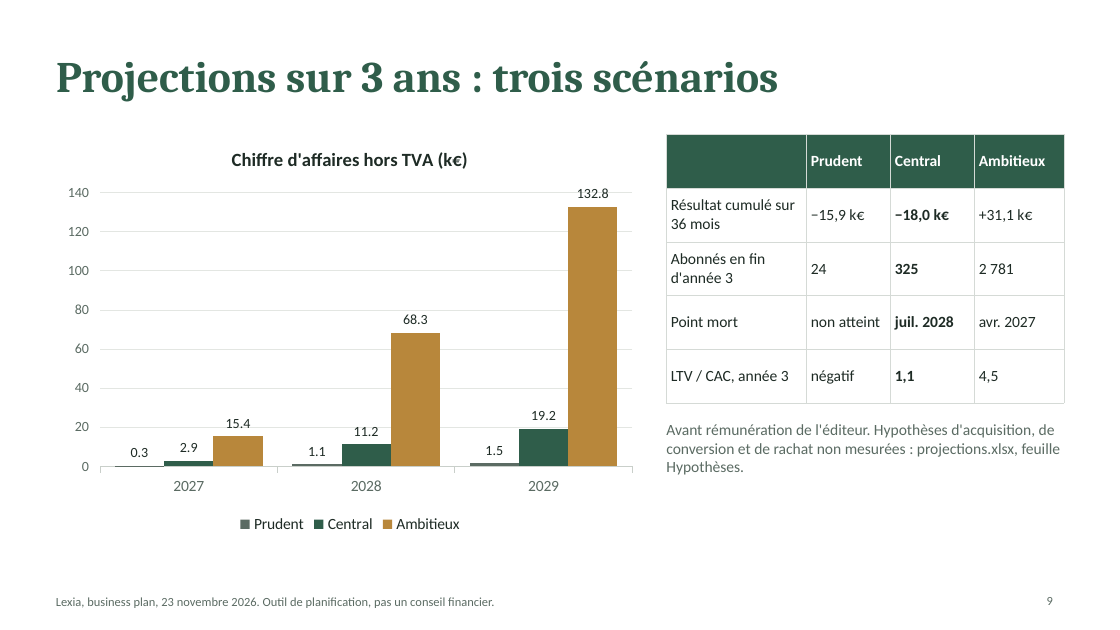
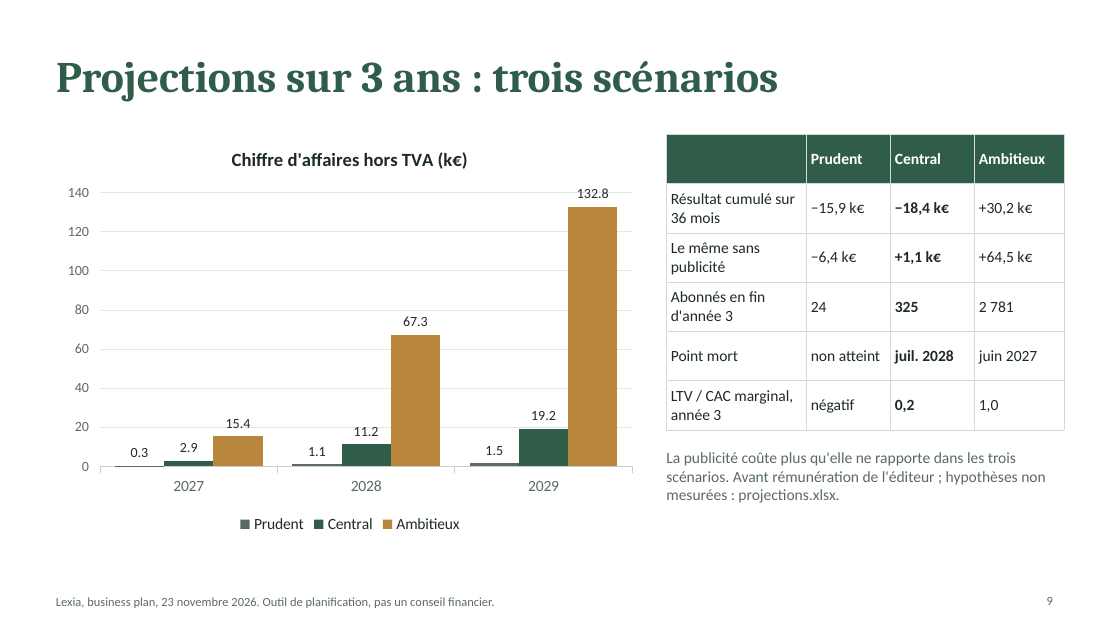
Before and after one commit to Linnix11/lexia, a slide deck: slide 9 of docs/business/pitch.pptx. Drawn at 1120x630 pixels with LibreOffice and Linux fonts; fonts in the diff are those of the drawing. Boxes give left, top, right and bottom in pixels: in the first picture for what was removed or moved away, otherwise in the second. Text is boxed around its words. In the diff, an @@ line names an element or a change of style, - is before the commit and + after.

```diff
--- a/docs/business/pitch.pptx
+++ b/docs/business/pitch.pptx
@@ column chart at (56,129,644,538) @@
@@ Ambitieux, 2028: 68.3 to 67.3 @@
@@ table at (666,134,1064,424) @@
-row 2: Résultat cumulé sur 36 mois | −15,9 k€ | −18,0 k€ | +31,1 k€
+row 2: Résultat cumulé sur 36 mois | −15,9 k€ | −18,4 k€ | +30,2 k€
+row 3: Le même sans publicité | −6,4 k€ | +1,1 k€ | +64,5 k€
-row 5, column 4: avr. 2027
+row 5, column 4: juin 2027
-row 5: LTV / CAC, année 3 | négatif | 1,1 | 4,5
+row 6: LTV / CAC marginal, année 3 | négatif | 0,2 | 1,0
@@ text at (666,452,1045,503): text changed @@
-Avant rémunération de l'éditeur. Hypothèses d'acquisition, de conversion et de rachat non mesurées : projections.xlsx, feuille Hypothèses.
+La publicité coûte plus qu'elle ne rapporte dans les trois scénarios. Avant rémunération de l'éditeur ; hypothèses non mesurées : projections.xlsx.
```
Also in this commit, not shown: 3 other slides changed, 8 other files.
